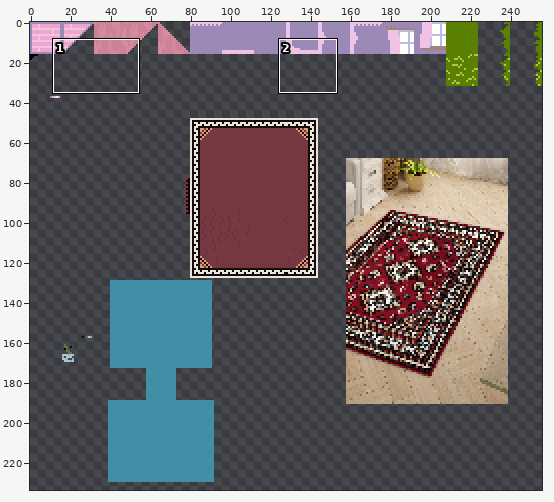
A sprite sheet gets an edit: assets/tiles/tilebg.png. The picture above shows the old version from afar; the outline marks the close-up.
Close-up. The starting point:
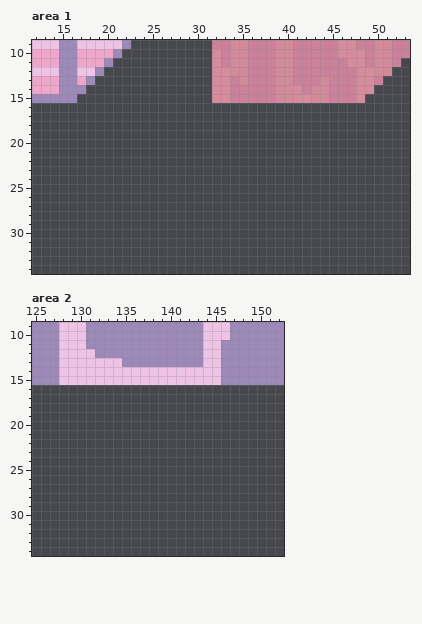
The file is 256x256 pixels. Shown: area 1: x 12..53, y 9..34; area 2: x 125..152, y 9..34. The wide view leaves out empty margins.
New version:
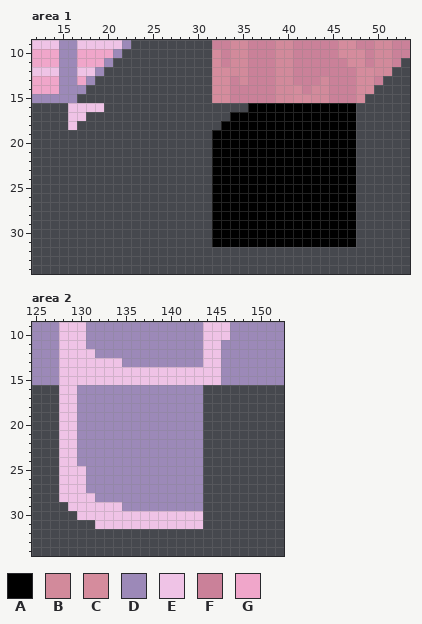
Palette (. is transparent): A #000000  B #d28a9b  C #d58c9d  D #9c89b8  E #efc3e6  F #ca8199  G #f0a6ca
Changes in this commit:
{"where": "area 1"}
{"y":16,"x":16,"old":"....","new":"EEEE"}
{"y":16,"x":36,"old":"............","new":"AAAAAAAAAAAA"}
{"y":17,"x":16,"old":"..","new":"EE"}
{"y":17,"x":34,"old":"..............","new":"AAAAAAAAAAAAAA"}
{"y":18,"x":16,"old":".","new":"E"}
{"y":18,"x":33,"old":"...............","new":"AAAAAAAAAAAAAAA"}
{"y":19,"x":32,"old":"................","new":"AAAAAAAAAAAAAAAA"}
{"y":20,"x":32,"old":"................","new":"AAAAAAAAAAAAAAAA"}
{"y":21,"x":32,"old":"................","new":"AAAAAAAAAAAAAAAA"}
{"y":22,"x":32,"old":"................","new":"AAAAAAAAAAAAAAAA"}
{"y":23,"x":32,"old":"................","new":"AAAAAAAAAAAAAAAA"}
{"y":24,"x":32,"old":"................","new":"AAAAAAAAAAAAAAAA"}
{"y":25,"x":32,"old":"................","new":"AAAAAAAAAAAAAAAA"}
{"y":26,"x":32,"old":"................","new":"AAAAAAAAAAAAAAAA"}
{"y":27,"x":32,"old":"................","new":"AAAAAAAAAAAAAAAA"}
{"y":28,"x":32,"old":"................","new":"AAAAAAAAAAAAAAAA"}
{"y":29,"x":32,"old":"................","new":"AAAAAAAAAAAAAAAA"}
{"y":30,"x":32,"old":"................","new":"AAAAAAAAAAAAAAAA"}
{"y":31,"x":32,"old":"................","new":"AAAAAAAAAAAAAAAA"}
{"where": "area 2"}
{"y":16,"x":128,"old":"................","new":"EEDDDDDDDDDDDDDD"}
{"y":17,"x":128,"old":"................","new":"EEDDDDDDDDDDDDDD"}
{"y":18,"x":128,"old":"................","new":"EEDDDDDDDDDDDDDD"}
{"y":19,"x":128,"old":"................","new":"EEDDDDDDDDDDDDDD"}
{"y":20,"x":128,"old":"................","new":"EEDDDDDDDDDDDDDD"}
{"y":21,"x":128,"old":"................","new":"EEDDDDDDDDDDDDDD"}
{"y":22,"x":128,"old":"................","new":"EEDDDDDDDDDDDDDD"}
{"y":23,"x":128,"old":"................","new":"EEDDDDDDDDDDDDDD"}
{"y":24,"x":128,"old":"................","new":"EEDDDDDDDDDDDDDD"}
{"y":25,"x":128,"old":"................","new":"EEEDDDDDDDDDDDDD"}
{"y":26,"x":128,"old":"................","new":"EEEDDDDDDDDDDDDD"}
{"y":27,"x":128,"old":"................","new":"EEEDDDDDDDDDDDDD"}
{"y":28,"x":128,"old":"................","new":"EEEEDDDDDDDDDDDD"}
{"y":29,"x":129,"old":"...............","new":"EEEEEEDDDDDDDDD"}
{"y":30,"x":130,"old":"..............","new":"EEEEEEEEEEEEEE"}
{"y":31,"x":132,"old":"............","new":"EEEEEEEEEEEE"}
